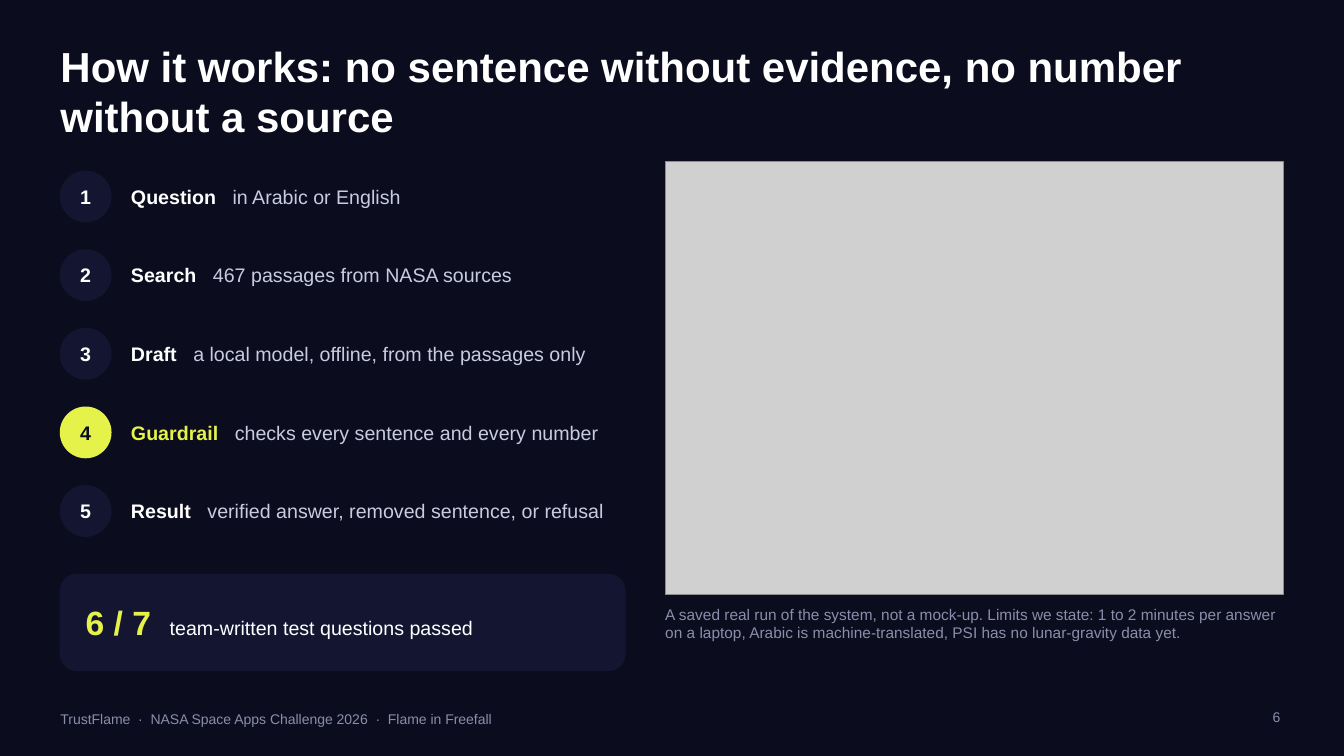
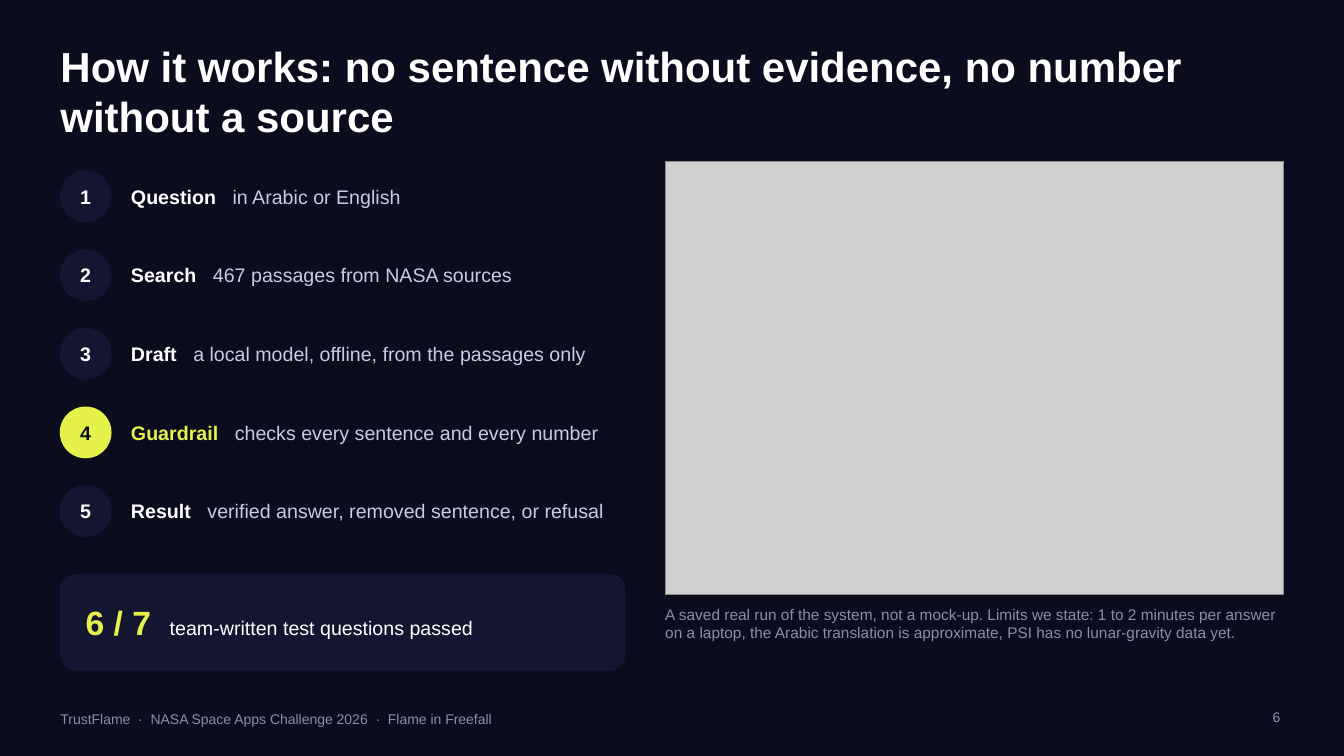
Before and after one commit to mariadwaghrh/flame-in-freefall, a slide deck: slide 6 of presentation/TrustFlame_deck.pptx. Drawn at 1344x756 pixels with LibreOffice and Linux fonts; fonts in the diff are those of the drawing; grey boxes stand for pictures. Boxes give left, top, right and bottom in pixels: in the first picture for what was removed or moved away, otherwise in the second. Text is boxed around its words. In the diff, an @@ line names an element or a change of style, - is before the commit and + after.

Commit message:
Deck: wording for the Arabic translation; remove a PowerPoint lock file

```diff
--- a/presentation/TrustFlame_deck.pptx
+++ b/presentation/TrustFlame_deck.pptx
@@ text at (x1=665, y1=609, x2=1276, y2=641): text changed @@
-A saved real run of the system, not a mock-up. Limits we state: 1 to 2 minutes per answer on a laptop, Arabic is machine-translated, PSI has no lunar-gravity data yet.
+A saved real run of the system, not a mock-up. Limits we state: 1 to 2 minutes per answer on a laptop, the Arabic translation is approximate, PSI has no lunar-gravity data yet.
```
Also in this commit, not shown: 1 other slide changed, 2 other files.
